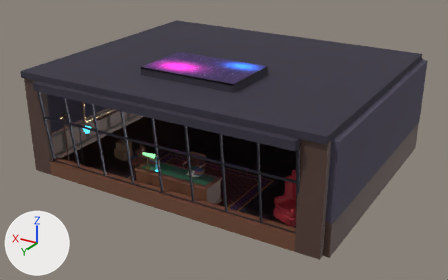
What one commit did to the glTF model assets/oda-esyalar.glb.
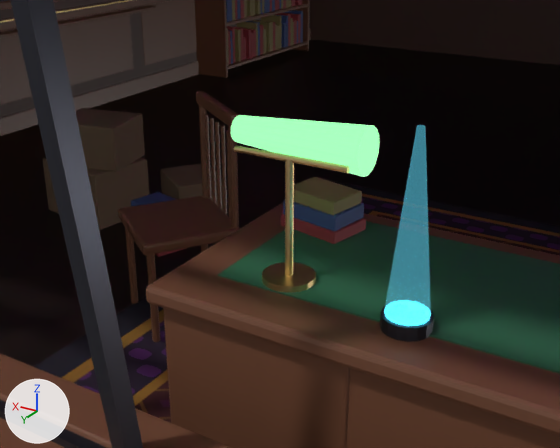
Each version is shown whole from a camera (50 mm lens) standing at (-9.73, 16.78, 8.95) and looking at (-0.03, 0.61, 0.87), then close up from a camera (50 mm lens) standing at (-0.08, 5.2, 1.82) and looking at (0.97, 3.45, 0.95). Lighting does not change. The marker at lower left points along +X, +Y and +Z. The older version's two pictures come first. Vertices at exactly the same position are counted once.

Names of what the first close-up shows: 'oda_deri_yesil', 'oda_hali', 'oda_hologram', 'oda_karton', 'oda_kitap_b', 'oda_kitap_c', 'oda_lamba_yesil', 'oda_lambri', 'oda_maun', 'oda_metal', 'oda_pirinc', 'oda_zemin' and 2 more.
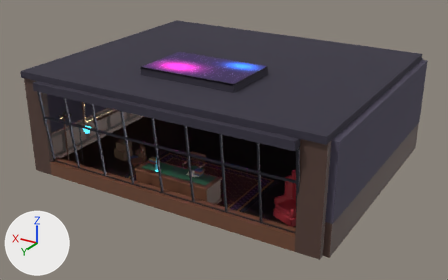
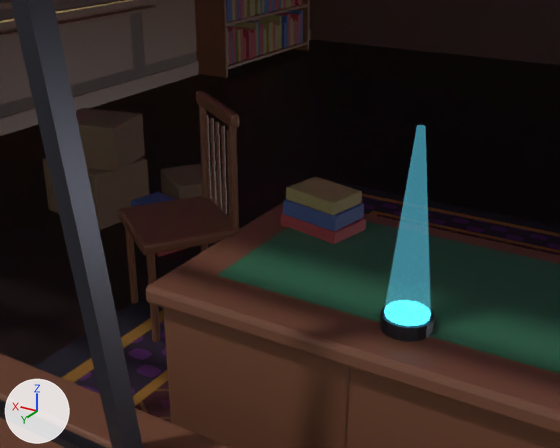
The change in detail:
me_oda_pirinc is used by ob_oda_pirinc; location (0.0, 0.0, 0.0).
me_oda_pirinc had 272 vertices, 452 faces and spanned x -4.92..4.92, y -2.56..3.55, z 0.14..2.41.
me_oda_pirinc now has 196 vertices, 312 faces and spans x -4.92..4.92, y -2.56..3.55, z 0.14..2.41.
me_oda_pirinc part 1: the loose piece of 40 vertices spanning x 0.87..1.03, y 3.35..3.51, z 0.76..0.78 is deleted.
me_oda_pirinc part 2: the loose piece of 20 vertices spanning x 0.94..0.96, y 3.42..3.44, z 0.78..1.14 is deleted.
me_oda_pirinc part 3: the loose piece of 16 vertices spanning x 0.77..1.13, y 3.42..3.44, z 1.13..1.15 is deleted.
Object 'oda_lamba_yesil' (ob_oda_lamba_yesil) is deleted.

Changed parts and their boxes [x1, y1, x2, y2] in the close-ups (560 x 448 px):
'oda_lamba_yesil', deleted (green)
    before: [231, 115, 380, 177]
'oda_pirinc', reshaped (mostly hidden afterwards)
    before: [0, 0, 350, 293]
    after: [0, 0, 133, 23]
part 1 of me_oda_pirinc, deleted (beige)
    before: [262, 262, 316, 293]
part 2 of me_oda_pirinc, deleted (beige)
    before: [285, 159, 294, 276]
part 3 of me_oda_pirinc, deleted (beige)
    before: [234, 145, 350, 173]
